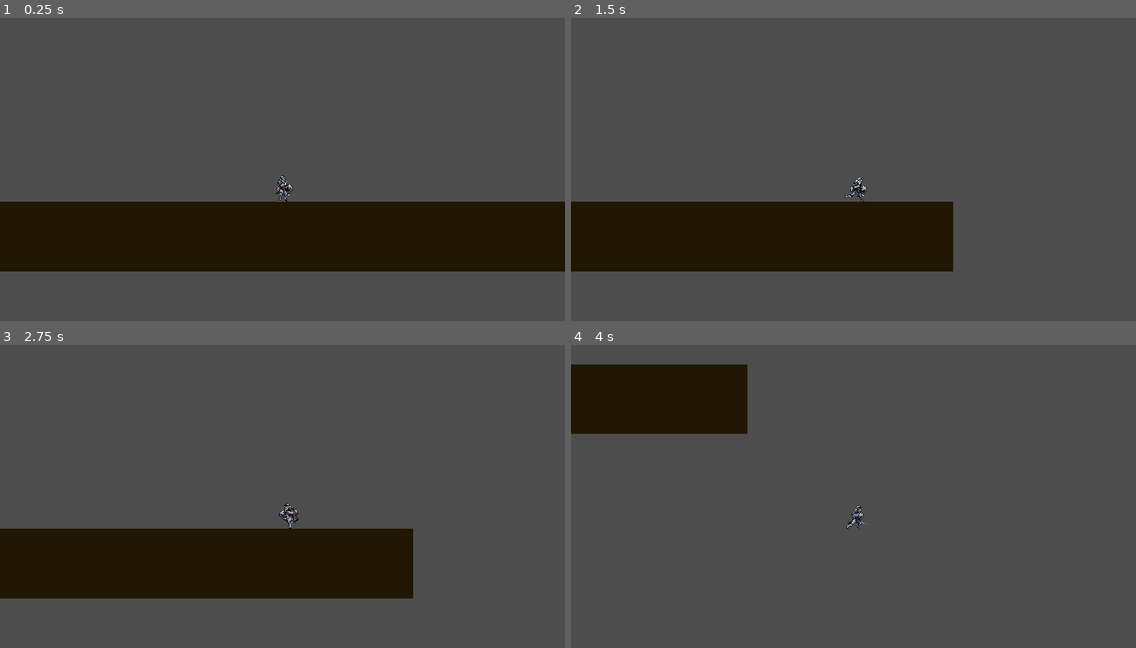
Above: before the commit, frames 1-4 (two rows, left to right).
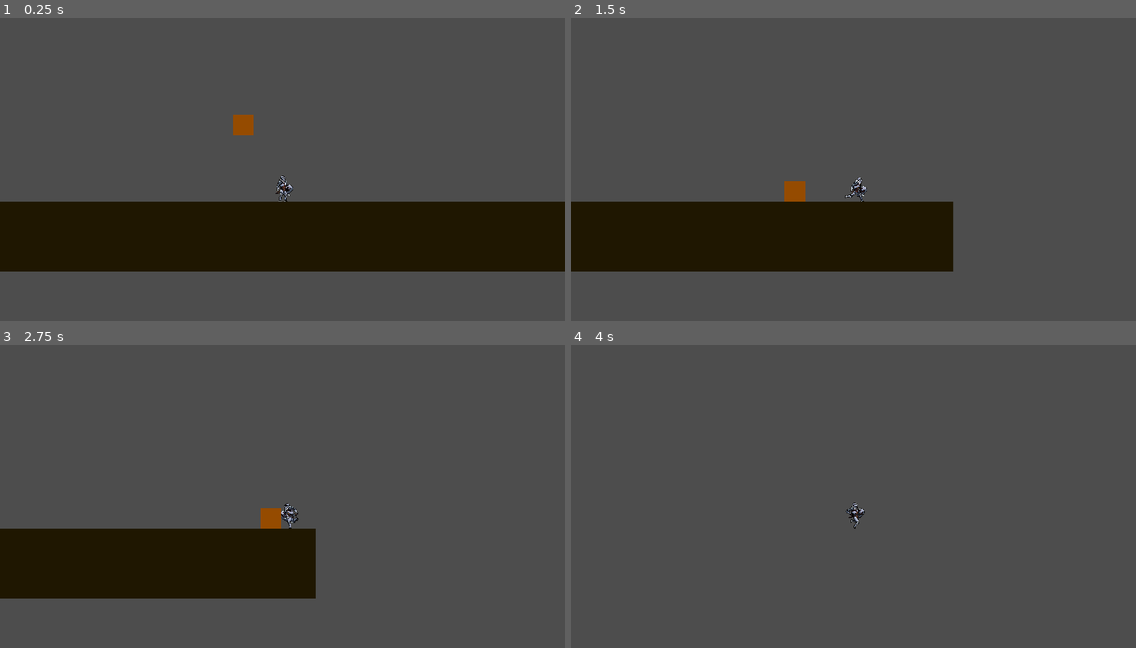
Above: after the commit, the same moments.

Repository: Darr3n2GG/Puzzle-Knight
Game: Godot game, scene res://Map/scenes/test.tscn
The game is run twice, just before and just after one commit, with the same random seed, the same clock (stepped at 60 frames per second) and the same inputs. The project has no main scene, so this scene is started directly.
Inputs:
- Up to frame 1 (0.25 s): no input
- Up to frame 2 (1.5 s): hold D (right) from 0.53 s (still down); tap Space (jump) at 0.77 s
- Up to frame 3 (2.75 s): tap Space (jump) at 1.52 s; release D (right) at 2.03 s; hold A (left) from 2.03 s (still down)
- Up to frame 4 (4 s): release A (left) at 2.78 s; hold D (right) from 2.78 s (still down); tap Space (jump) at 3.02, 3.77 s

The runs differ from the first frame. In frame 1, 0.2% of the frame differs, in the area x 41-45%, y 31-39%; in frame 2, 0.3%; in frame 3, 4.2%; in frame 4, 7.4%, in the area x 0-53%, y 6-61%.

Commit message:
build 0.001
add golem
add player

Diff:
--- /dev/null
+++ b/Characters/scenes/golem/golem.tscn
@@ -0,0 +1,16 @@
+[gd_scene load_steps=3 format=3 uid="uid://vey4qycw1oso"]
+
+[ext_resource type="Script" path="res://Characters/scripts/golem/golemMove.gd" id="1_jvg37"]
+
+[sub_resource type="RectangleShape2D" id="RectangleShape2D_ycjrq"]
+
+[node name="Golem" type="CharacterBody2D"]
+script = ExtResource("1_jvg37")
+
+[node name="CollisionShape2D" type="CollisionShape2D" parent="."]
+shape = SubResource("RectangleShape2D_ycjrq")
+
+[node name="Polygon2D" type="Polygon2D" parent="."]
+position = Vector2(0, 1)
+color = Color(0.588235, 0.294118, 0, 1)
+polygon = PackedVector2Array(-10, -11, -10, 9, 10, 9, 10, -11)
--- a/Characters/scenes/player/player_level.tscn
+++ b/Characters/scenes/player/player.tscn
@@ -1,6 +1,6 @@
 [gd_scene load_steps=24 format=3 uid="uid://bp567g14b47o3"]
 
-[ext_resource type="Script" path="res://Characters/scripts/player/p_levelMove.gd" id="1_wekif"]
+[ext_resource type="Script" path="res://Characters/scripts/player/playerMove.gd" id="1_bntob"]
 [ext_resource type="Texture2D" uid="uid://7sa578vx44w3" path="res://Characters/assets/player/Idle.png" id="2_16h7y"]
 [ext_resource type="Texture2D" uid="uid://dsy85fq12r3ak" path="res://Characters/assets/player/Jump.png" id="3_u0v6s"]
 [ext_resource type="Texture2D" uid="uid://b2ioa266axe5q" path="res://Characters/assets/player/Run.png" id="4_twpp0"]
@@ -150,8 +150,8 @@
 [sub_resource type="RectangleShape2D" id="RectangleShape2D_84n3d"]
 size = Vector2(9, 12)
 
-[node name="Player_Level" type="CharacterBody2D"]
-script = ExtResource("1_wekif")
+[node name="Player" type="CharacterBody2D"]
+script = ExtResource("1_bntob")
 
 [node name="Animation" type="AnimatedSprite2D" parent="."]
 position = Vector2(5, -2)
--- /dev/null
+++ b/Characters/scripts/golem/golemMove.gd
@@ -0,0 +1,22 @@
+extends CharacterBody2D
+@onready var player = get_parent().get_node("Player")
+@export var speed : float = 190.0
+var gravity = ProjectSettings.get_setting("physics/2d/default_gravity")
+
+
+func _physics_process(delta):
+	var selfposx = position.x
+	var selfposy = position.y
+	var playerposx = player.position.x
+	var playerposy = player.position.y
+	var distx = Vector2(selfposx,0).distance_to(Vector2(playerposx,0))
+	var disty = Vector2(0,selfposy).distance_to(Vector2(0,playerposy))
+	if not is_on_floor():
+		velocity.y += gravity * delta
+	if distx > 50:
+		var dir = (player.position.x - self.position.x)/abs(player.position.x - self.position.x)
+		global_position.x += speed * dir * delta
+	if disty > 500:
+		global_position = player.position
+
+	move_and_slide()
--- a/Characters/scripts/player/p_levelMove.gd
+++ b/Characters/scripts/player/playerMove.gd
@@ -15,7 +15,7 @@
 		velocity.y += gravity * delta
 
 	if Input.is_action_pressed("reset"):
-		position = Vector2(0, -10)
+		global_position = Vector2(0, -10)
 
 	if Input.is_action_just_pressed("jump") and is_on_floor():
 		velocity.y = jump_vel
@@ -30,7 +30,7 @@
 		pass
 
 	if position.y > 5000:
-		position = Vector2(-554, -10)
+		global_position = Vector2(0, 0)
 
 	move_and_slide()
 	update_animation()
--- a/Map/scenes/test.tscn
+++ b/Map/scenes/test.tscn
@@ -1,6 +1,7 @@
-[gd_scene load_steps=4 format=3 uid="uid://bc1xk1qrcmne1"]
+[gd_scene load_steps=5 format=3 uid="uid://bc1xk1qrcmne1"]
 
-[ext_resource type="PackedScene" uid="uid://bp567g14b47o3" path="res://Characters/scenes/player/player_level.tscn" id="1_8egep"]
+[ext_resource type="PackedScene" uid="uid://bp567g14b47o3" path="res://Characters/scenes/player/player.tscn" id="1_8egep"]
+[ext_resource type="PackedScene" uid="uid://vey4qycw1oso" path="res://Characters/scenes/golem/golem.tscn" id="2_pdniy"]
 
 [sub_resource type="PhysicsMaterial" id="PhysicsMaterial_sdppy"]
 
@@ -9,8 +10,13 @@
 
 [node name="test" type="Node2D"]
 
-[node name="Player_Level" parent="." instance=ExtResource("1_8egep")]
+[node name="Player" parent="." instance=ExtResource("1_8egep")]
 position = Vector2(0, -15)
+
+[node name="Golem" parent="." instance=ExtResource("2_pdniy")]
+position = Vector2(-38, -107)
+platform_floor_layers = 4294901762
+platform_wall_layers = 1
 
 [node name="floor" type="Node2D" parent="."]
 
